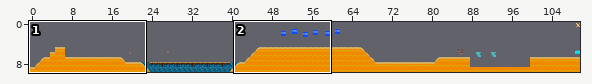
One commit to this Tiled map (JSON): tilemap/level2.json. The first picture is a wide view before the edit; the outline marks the close-up.
Close-up. Old version:
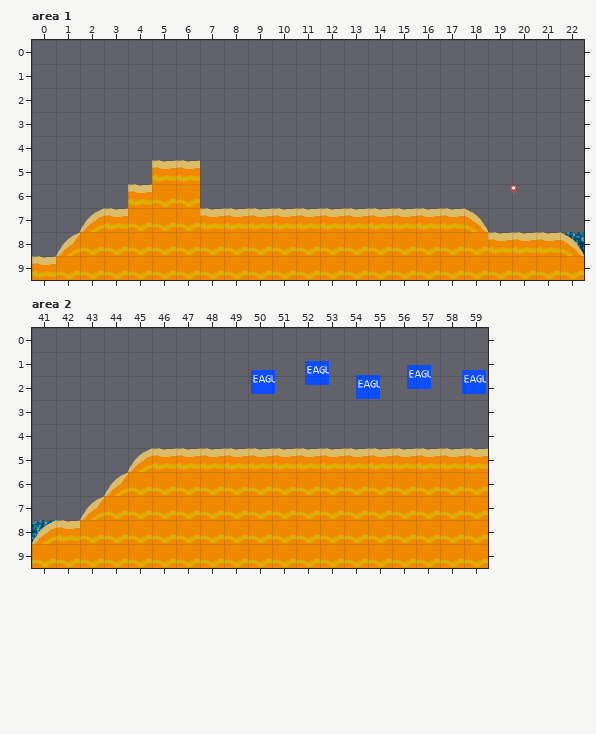
Cells are 50x50 px. Shown: area 1 x 0..22, y 0..9; area 2 x 41..59, y 0..9. The commit also changed other parts of the map, which this record leaves out.
And afterwards:
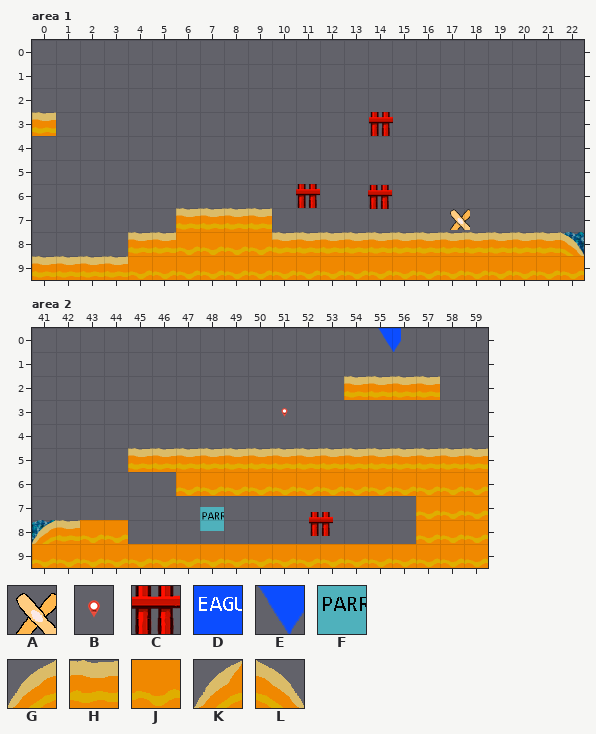
Key: from "bandages": A 0; from "crowIcon": B 0; from "fence": C 5; from "seagIcon": D 195, E 229; from "sparrowIcon": F 195; from "tilesetbeach": G 1, H 3, J 10, K 11, L 14.
_ is an empty cell.
Objects are placed by their top-left corner, in cells (3,4 is the top-left corner of cell 3,4); size is 1x1 cell unless given.
Diff:
Layer "Crows", area 1:
removed: B at 19.7,5.7 size 0.8x1
Layer "Bandages", area 1:
added: A at 17.2,6.9
Layer "Fences", area 1:
added: C at 14,3
added: C at 11,6
added: C at 14,6
Layer "Sand", area 1:
y 3: x 0 _ -> H
y 5: x 5..6 HH -> __
y 6: x 4..6 HJJ -> ___
y 7: x 2..6 GHJJJ -> ____H; x 10..18 HHHHHHHHL -> _________
y 8: x 1..5 KJJJJ -> ___HH; x 10..18 JJJJJJJJJ -> HHHHHHHHH
y 9: x 1..3 JJJ -> HHH
Layer "Crows", area 2:
added: B at 51.1,3 size 0.8x1
Layer "Colas" (added), area 2:
added: E at 55.4,0
Layer "Sparrows", area 2:
added: F at 48,7.5
Layer "Seagulls", area 2:
removed: D at 52.4,1.4
removed: D at 56.6,1.6
removed: D at 50.1,1.8
removed: D at 58.9,1.8
removed: D at 54.5,2
Layer "Fences", area 2:
added: C at 52.5,7.7
Layer "Sand", area 2:
y 2: x 54..57 ____ -> HHHH
y 5: x 45 G -> H
y 6: x 44..46 KJJ -> ___
y 7: x 43..56 KJJJJJJJJJJJJJ -> ______________
y 8: x 45..56 JJJJJJJJJJJJ -> ____________
